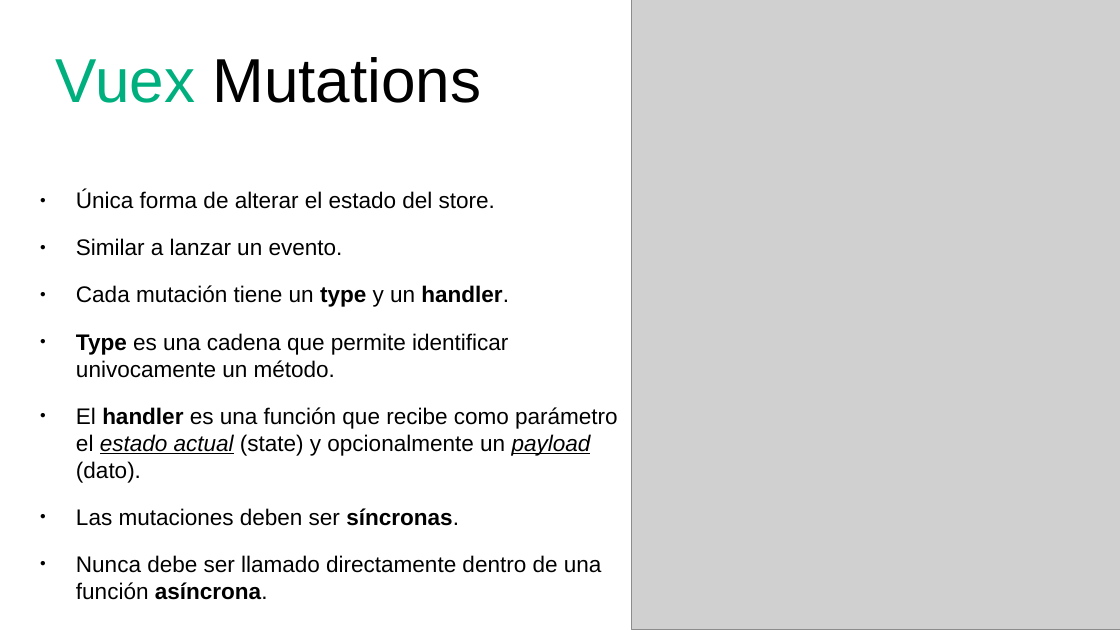
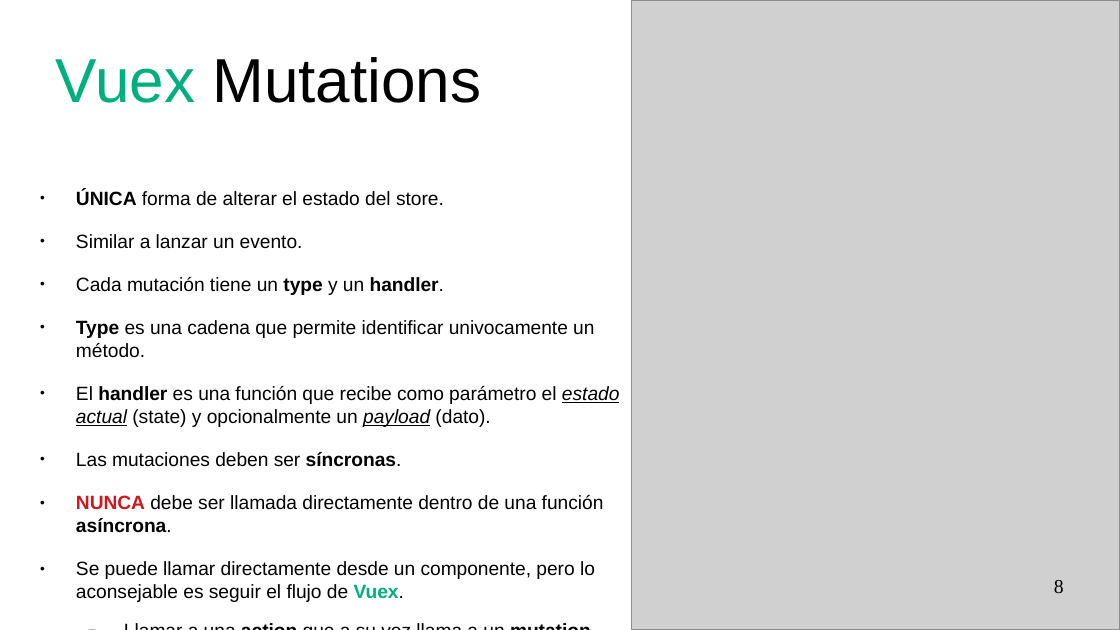
Before and after one commit to xino1010/vue-nest-arduino, a slide deck: slide 8 of presentacion/presentacion.odp. Drawn at 1120x630 pixels with LibreOffice and Linux fonts; fonts in the diff are those of the drawing; grey boxes stand for pictures. Boxes give left, top, right and bottom in pixels: in the first picture for what was removed or moved away, otherwise in the second. Text is boxed around its words. In the diff, an @@ line names an element or a change of style, - is before the commit and + after.

```diff
--- a/presentacion/presentacion.odp
+++ b/presentacion/presentacion.odp
@@ text at box(76, 190, 444, 206): text changed; size 16 to 13.6 pt @@
-● Única forma de alterar el estado del store.
+● ÚNICA forma de alterar el estado del store.
@@ text at box(76, 234, 619, 467): size 16 to 13.6 pt in "Similar a lanzar un evento.", "Cada mutación tiene un type y un ...", "Type es una cadena que permite identificar ...", "El handler es una función que recibe ..." and 1 more places @@
@@ text at box(76, 495, 604, 602): text changed; size 16 to 13.6 pt @@
-● Nunca debe ser llamado directamente dentro de una función asíncrona.
+● NUNCA debe ser llamada directamente dentro de una función asíncrona.
+● Se puede llamar directamente desde un componente, pero lo aconsejable es seguir el flujo de Vuex.
+  − Llamar a una action que a su vez llama a un mutation.
@@ page number added at box(1054, 580, 1064, 593), 14 pt, text #000000 @@
+8
```
Also in this commit, not shown: 13 other slides changed, 2 slides added, 1 slide removed, 9 other files.
